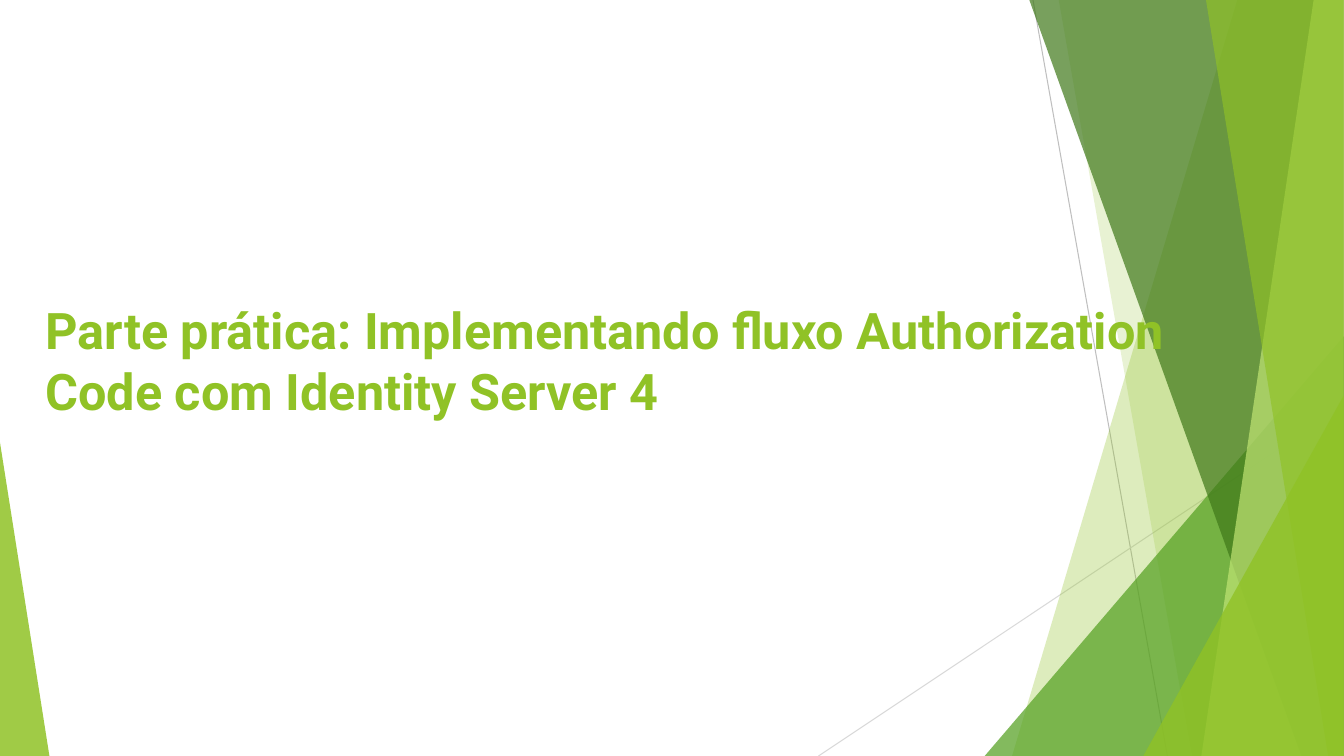
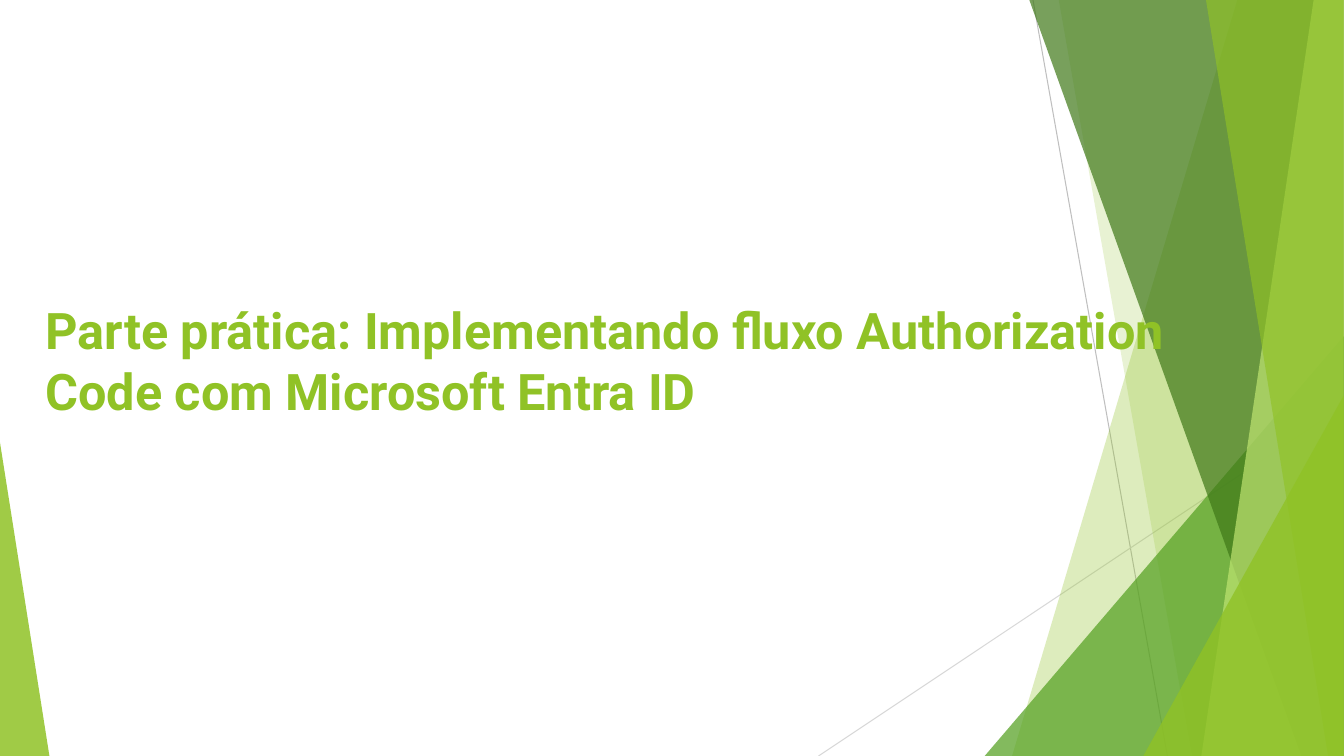
Before and after one commit to andrewmaia/OAuth2-OpenId-Apresentacao-Microsoft-Entra, a slide deck: slide 10 of Apresentacao.pptx. Drawn at 1344x756 pixels with LibreOffice and Linux fonts; fonts in the diff are those of the drawing. Boxes give left, top, right and bottom in pixels: in the first picture for what was removed or moved away, otherwise in the second. Text is boxed around its words. In the diff, an @@ line names an element or a change of style, - is before the commit and + after.

```diff
--- a/Apresentacao.pptx
+++ b/Apresentacao.pptx
@@ text at (45, 303, 1164, 411): text changed @@
-Parte prática: Implementando fluxo Authorization Code com Identity Server 4
+Parte prática: Implementando fluxo Authorization Code com Microsoft Entra ID
```
Also in this commit, not shown: 16 other slides changed, 2 other files.
